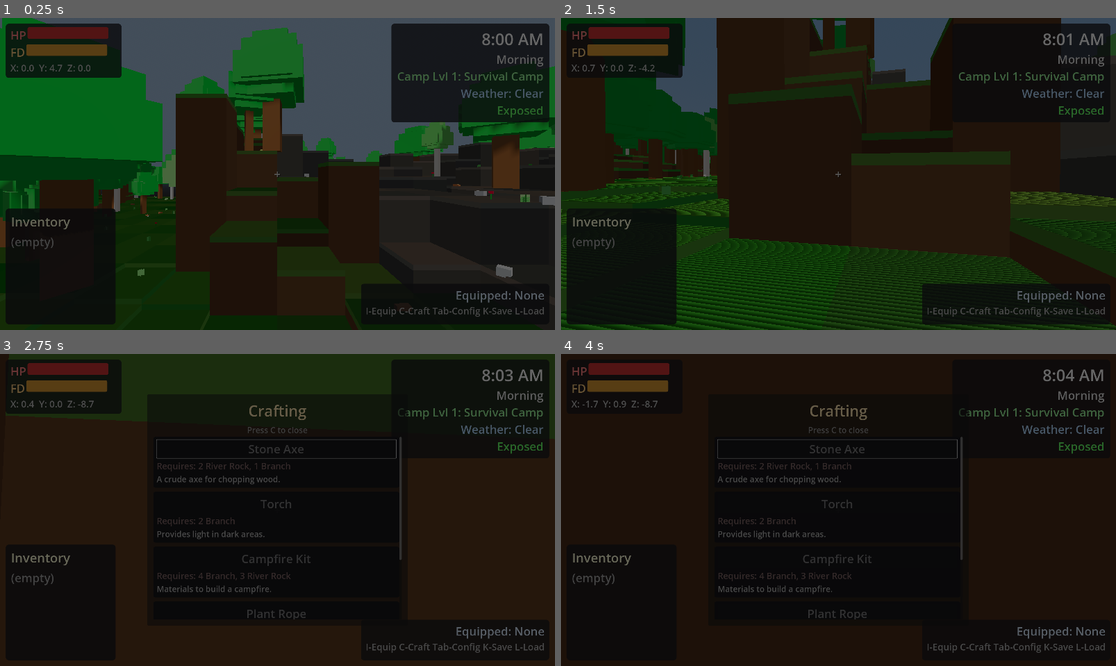
Above: before the commit, frames 1-4 (two rows, left to right).
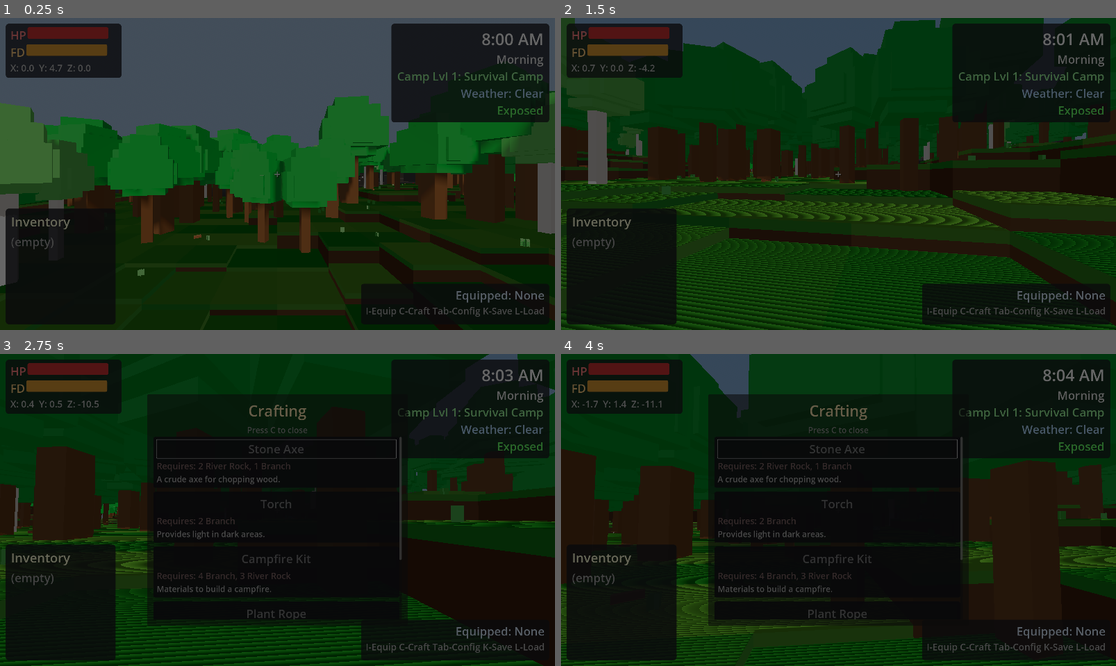
Above: after the commit, the same moments.

Repository: adchamberlain/into-the-wild
Game: Godot game, scene res://scenes/main.tscn
Same seed, same stepped clock (60 frames per second), same inputs: the game is played once before the commit and once after it.
Inputs (mouse positions are in pixels of both pictures, inside the frame that each line leads up to):
- Up to frame 1 (0.25 s): no input
- Up to frame 2 (1.5 s): tap Enter at 0.5 s; move the mouse to (866, 174) at 0.52 s; hold F (eat) 0.53-1.28 s; hold W (move_forward) from 0.53 s (still down); click (866, 174) at 0.67 s; tap Space (jump) at 0.77 s; move the mouse to (810, 174) at 1.27 s; tap E (interact) at 1.35 s
- Up to frame 3 (2.75 s): keep holding W (move_forward); tap Space (jump) at 1.52 s; move the mouse to (288, 503) at 2.02 s; hold C (open_crafting) from 2.03 s (still down)
- Up to frame 4 (4 s): release W (move_forward) at 2.75 s; release C (open_crafting) at 2.75 s; drag from (810, 572) to (672, 463) at 2.77 s; move the mouse to (1005, 556) at 3.52 s; hold A (move_left) from 3.53 s (still down); hold Q (unequip) from 3.53 s (still down); tap Space (jump) at 3.77 s

The runs differ from the first frame. In frame 1, 38% of the frame differs, in the area x 0-100%, y 0-100%; in frame 2, 33%; in frame 3, 26%; in frame 4, 25%.

Commit message:
Force FOREST region around spawn point
- Within 60 units of spawn is always FOREST
- Ensures consistent starting experience
- Campsite pond at (15, 12) remains in forest zone

Co-Authored-By: Claude Opus 4.5 <noreply@anthropic.com>

Diff:
--- a/scripts/world/chunk_manager.gd
+++ b/scripts/world/chunk_manager.gd
@@ -626,6 +626,11 @@
 
 func get_region_at(x: float, z: float) -> RegionType:
 	## Determines the region type at a given world position using low-frequency noise
+	## Always FOREST near spawn point for consistent starting experience
+	var spawn_distance: float = Vector2(x, z).length()
+	if spawn_distance < 60.0:
+		return RegionType.FOREST
+
 	var value: float = region_noise.get_noise_2d(x, z)
 	if value < -0.3:
 		return RegionType.MEADOW
Not shown, changed: DEV_LOG.md
